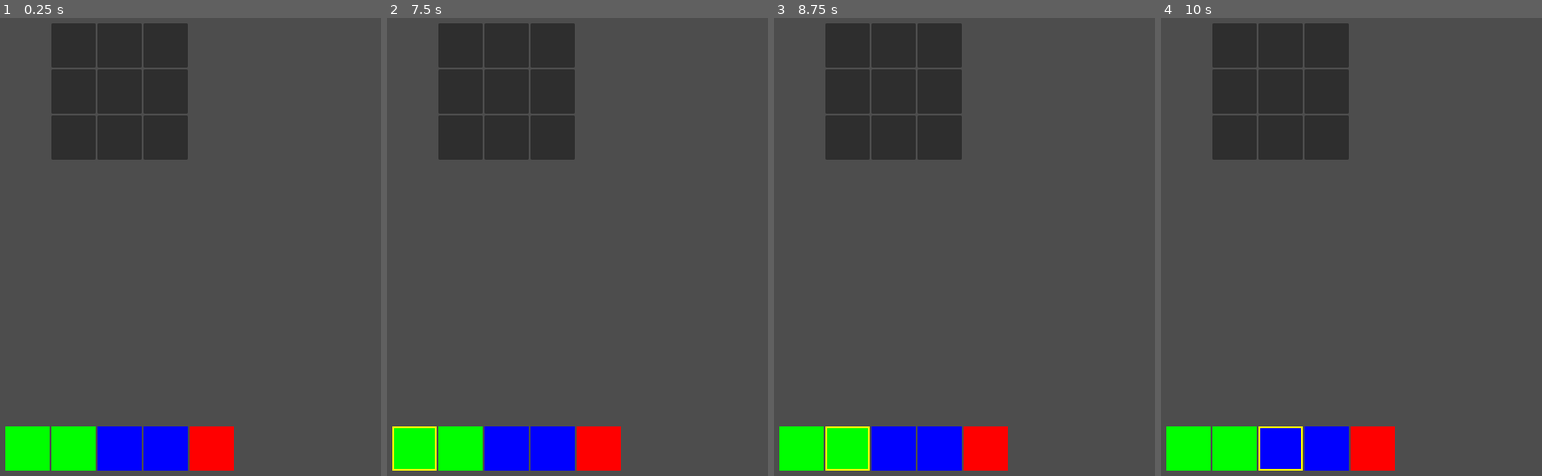
Above: before the commit, frames 1-4 (left to right).
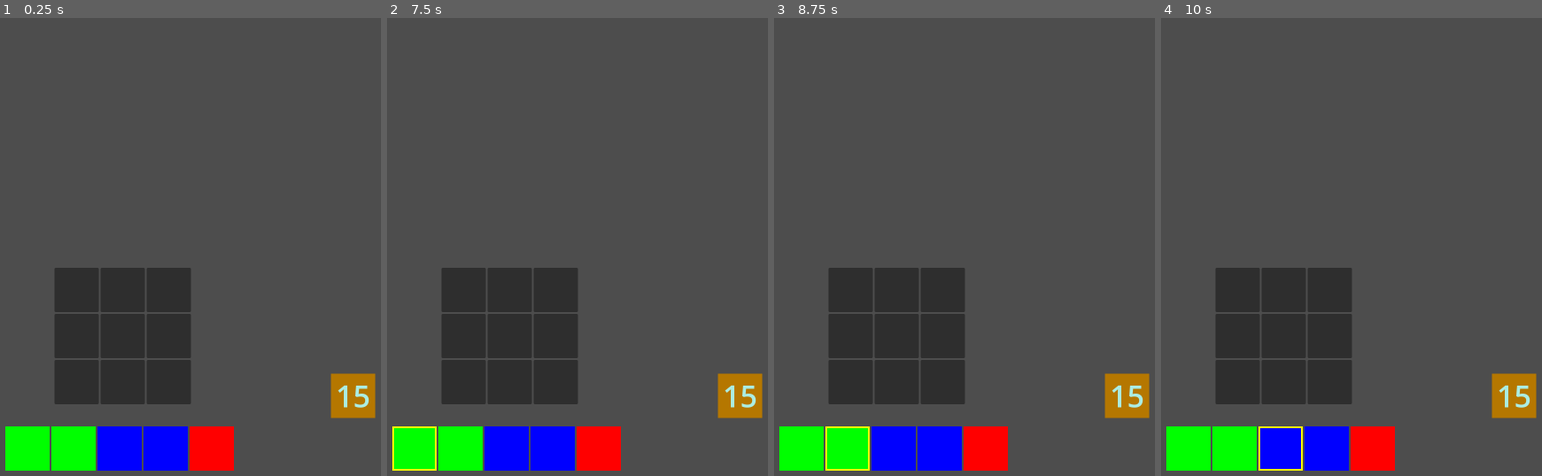
Above: after the commit, the same moments.

Repository: CullsGit/godot-4-tcg
Game: Godot game, scene res://scenes/Board.tscn
Same seed, same stepped clock (60 frames per second), same inputs: the game is played once before the commit and once after it.
Inputs (mouse positions are in pixels of both pictures, inside the frame that each line leads up to):
- Up to frame 1 (0.25 s): no input
- Up to frame 2 (7.5 s): tap Enter at 0.5, 2, 3.5 s; move the mouse to (459, 45) at 0.52 s; click (459, 45) at 0.67 s; tap Space at 1.25, 2.75, 4.25 s; move the mouse to (505, 45) at 1.27 s; click (505, 45) at 1.42 s; move the mouse to (550, 45) at 2.02 s; click (550, 45) at 2.17 s; move the mouse to (459, 91) at 2.77 s; click (459, 91) at 2.92 s; move the mouse to (505, 91) at 3.52 s; click (505, 91) at 3.67 s; move the mouse to (550, 91) at 4.27 s; click (550, 91) at 4.42 s; move the mouse to (459, 137) at 5.02 s; click (459, 137) at 5.17 s; move the mouse to (505, 137) at 5.77 s; click (505, 137) at 5.92 s; move the mouse to (550, 137) at 6.52 s; click (550, 137) at 6.67 s; move the mouse to (413, 448) at 7.27 s; click (413, 448) at 7.42 s
- Up to frame 3 (8.75 s): move the mouse to (846, 448) at 8.02 s; click (846, 448) at 8.17 s
- Up to frame 4 (10 s): move the mouse to (1279, 448) at 8.77 s; click (1279, 448) at 8.92 s; move the mouse to (1538, 338) at 9.52 s; click (1538, 338) at 9.67 s

The runs differ from the first frame. In frame 1, 21% of the frame differs, in the area x 13-99%, y 1-88%; in frame 2, 21%; in frame 3, 21%; in frame 4, 21%.

Commit message:
add visual deck with draw card functionality.

Diff:
--- a/scenes/Board.tscn
+++ b/scenes/Board.tscn
@@ -24,6 +24,10 @@
 anchors_preset = 15
 anchor_right = 1.0
 anchor_bottom = 1.0
+offset_left = 3.0
+offset_top = 548.0
+offset_right = 11.0
+offset_bottom = 556.0
 grow_horizontal = 2
 grow_vertical = 2
 columns = 3
@@ -67,7 +71,43 @@
 script = ExtResource("5_digxp")
 metadata/_edit_use_anchors_ = true
 
-[node name="Deck" type="Node" parent="." node_paths=PackedStringArray("hand_node")]
+[node name="Deck" type="Control" parent="." node_paths=PackedStringArray("hand_node")]
+custom_minimum_size = Vector2(100, 100)
+layout_mode = 1
+anchor_left = 2.09
+anchor_top = 2.62333
+anchor_right = 2.42333
+anchor_bottom = 2.95667
+offset_right = -100.0
+offset_bottom = -100.0
 script = ExtResource("4_2npvf")
 card_scene = ExtResource("3_u4nkn")
 hand_node = NodePath("../Hand")
+metadata/_edit_use_anchors_ = true
+
+[node name="DeckVisual" type="ColorRect" parent="Deck"]
+custom_minimum_size = Vector2(100, 100)
+layout_mode = 1
+anchors_preset = -1
+anchor_right = 1.0
+anchor_bottom = 1.0
+grow_horizontal = 2
+grow_vertical = 2
+color = Color(0.711638, 0.467023, 7.70092e-07, 1)
+metadata/_edit_use_anchors_ = true
+
+[node name="DeckCounter" type="Label" parent="Deck"]
+layout_mode = 1
+anchors_preset = -1
+anchor_right = 1.0
+anchor_bottom = 1.0
+theme_type_variation = &"HeaderLarge"
+theme_override_colors/font_color = Color(0.671493, 0.929723, 0.888258, 1)
+theme_override_colors/font_outline_color = Color(0, 0.752941, 0, 1)
+theme_override_font_sizes/font_size = 68
+text = "15"
+horizontal_alignment = 1
+vertical_alignment = 1
+metadata/_edit_use_anchors_ = true
+
+[connection signal="gui_input" from="Deck/DeckVisual" to="Deck" method="_on_deck_visual_gui_input"]
--- a/scenes/Deck.gd
+++ b/scenes/Deck.gd
@@ -1,7 +1,7 @@
-extends Node
+extends Control
 
-@export var card_scene: PackedScene  # Assign "Card.tscn"
-@export var hand_node: Node  # Assign "Hand"
+@export var card_scene: PackedScene  # Card scene
+@export var hand_node: Node  # Hand reference
 
 var deck = []  # Store 20 shuffled cards
 const CARD_TYPES = ["Tank", "Damage", "Magic", "Healer"]
@@ -9,28 +9,38 @@
 func _ready():
 	generate_deck()
 	shuffle_deck()
-	draw_starting_hand()  # Start with 5 visible cards
+	draw_starting_hand()
+	update_deck_counter()
 
-# 🔹 Generates 5 cards of each type
+# 🔹 Generate 5 cards of each type
 func generate_deck():
 	deck.clear()
 	for type in CARD_TYPES:
 		for i in range(5):
 			var card = card_scene.instantiate()
-			card.card_type = type  # Assign type
+			card.card_type = type
 			deck.append(card)
 
-# 🔹 Shuffle the deck
+# 🔹 Shuffle deck
 func shuffle_deck():
 	deck.shuffle()
 
-# 🔹 Draw a card if the hand isn't full
+# 🔹 Draw starting hand (5 cards)
+func draw_starting_hand():
+	for i in range(5):
+		draw_card()
+
+# 🔹 Draw a card
 func draw_card():
 	if deck.size() > 0 and hand_node.hand_cards.size() < 5:
 		var drawn_card = deck.pop_front()
-		hand_node.add_card(drawn_card)  # Add the card to the hand
+		hand_node.add_card(drawn_card)
+		update_deck_counter()
 
-# 🔹 Draw 5 cards at the start of the game
-func draw_starting_hand():
-	for i in range(5):
+# 🔹 Update deck counter
+func update_deck_counter():
+	$DeckCounter.text = str(deck.size())
+
+func _on_deck_visual_gui_input(event):
+	if event is InputEventMouseButton and event.button_index == MOUSE_BUTTON_LEFT and event.pressed:
 		draw_card()
